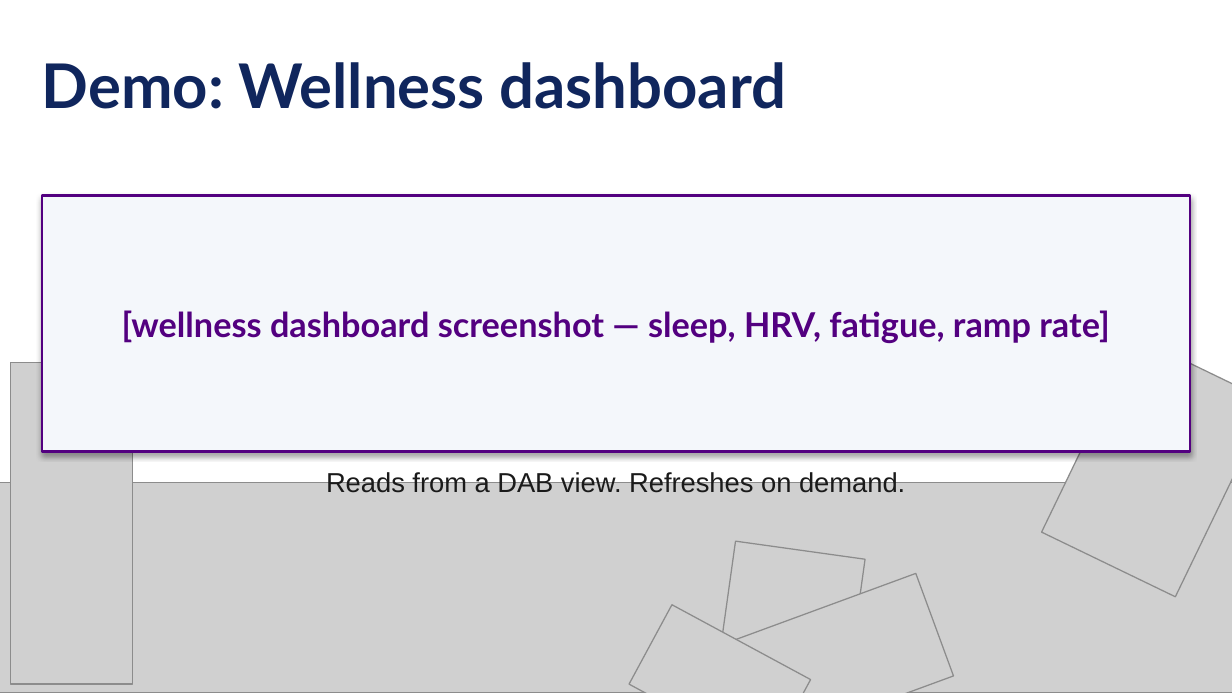
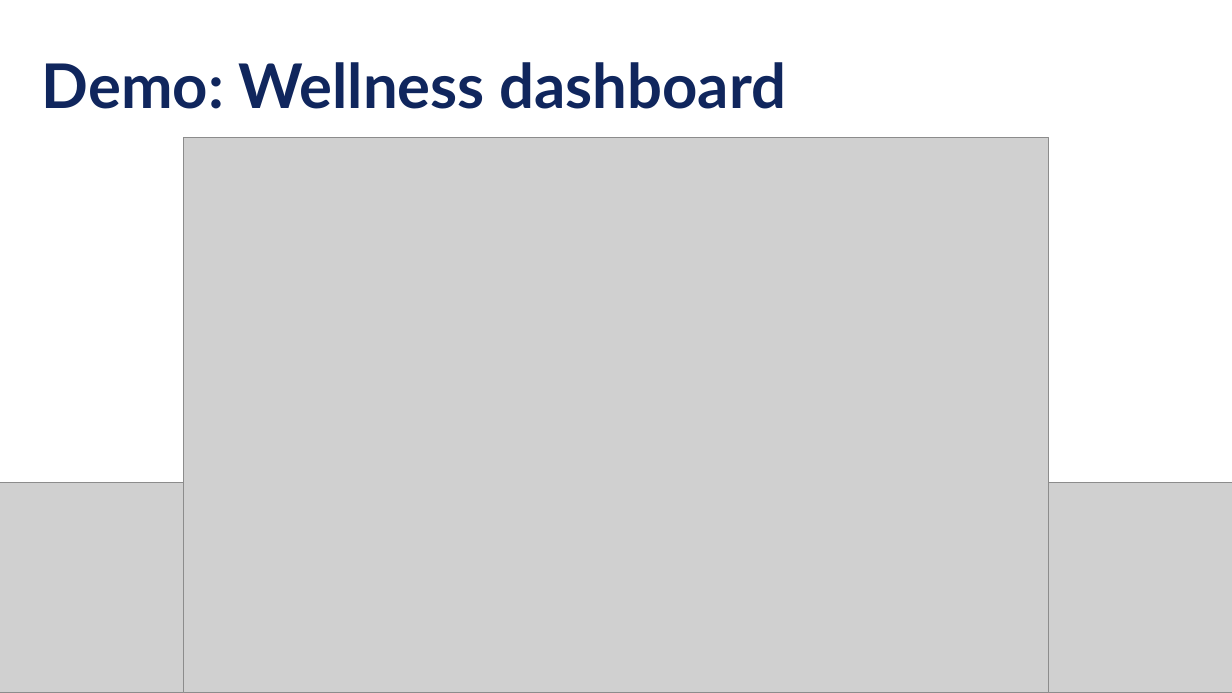
Before and after one commit to jpomfret/dab-presentation, a slide deck: slide 31 of Pomfret - dab - grillen - draft.pptx (slide 27 before the commit). Drawn at 1232x693 pixels with LibreOffice and Linux fonts; fonts in the diff are those of the drawing; grey boxes stand for pictures. Boxes give left, top, right and bottom in pixels: in the first picture for what was removed or moved away, otherwise in the second. Text is boxed around its words. In the diff, an @@ line names an element or a change of style, - is before the commit and + after.

Commit message:
feat: add Sync Log dashboard page and update Terraform configurations
- Added a new HTML page for Sync Log dashboard (`synclog.html`) with filters, pagination, and data display.
- Updated Terraform locals to use HTTPS endpoint for the Container App.
- Modified outputs to reflect the Container App's managed identity.
- Adjusted SQL resource dependencies to reference the Container App instead of the Container Group.
- Updated CORS settings in the DAB configuration to allow all origins.
- Created a new SQL seed script (`seed-SyncLog.sql`) to populate the SyncLog table with demo data.
- Updated example Terraform variables and descriptions for clarity.
- Adjusted web app deployment script to include the new Sync Log page.

```diff
--- a/Pomfret - dab - grillen - draft.pptx
+++ b/Pomfret - dab - grillen - draft.pptx
@@ picture added at bbox=[184, 137, 1048, 692] @@
@@ rectangle removed at bbox=[42, 196, 1190, 452] @@
-[wellness dashboard screenshot — sleep, HRV, fatigue, ramp rate]
@@ picture removed at bbox=[1042, 337, 1232, 597] @@
@@ picture removed at bbox=[10, 362, 132, 684] @@
@@ text removed at bbox=[326, 470, 905, 493] @@
-Reads from a DAB view. Refreshes on demand.
@@ picture removed at bbox=[705, 541, 865, 693] @@
@@ picture removed at bbox=[711, 573, 953, 693] @@
@@ picture removed at bbox=[629, 604, 811, 693] @@
```
Also in this commit, not shown: 9 other slides changed, 7 slides added, 4 slides removed, 20 other files.
